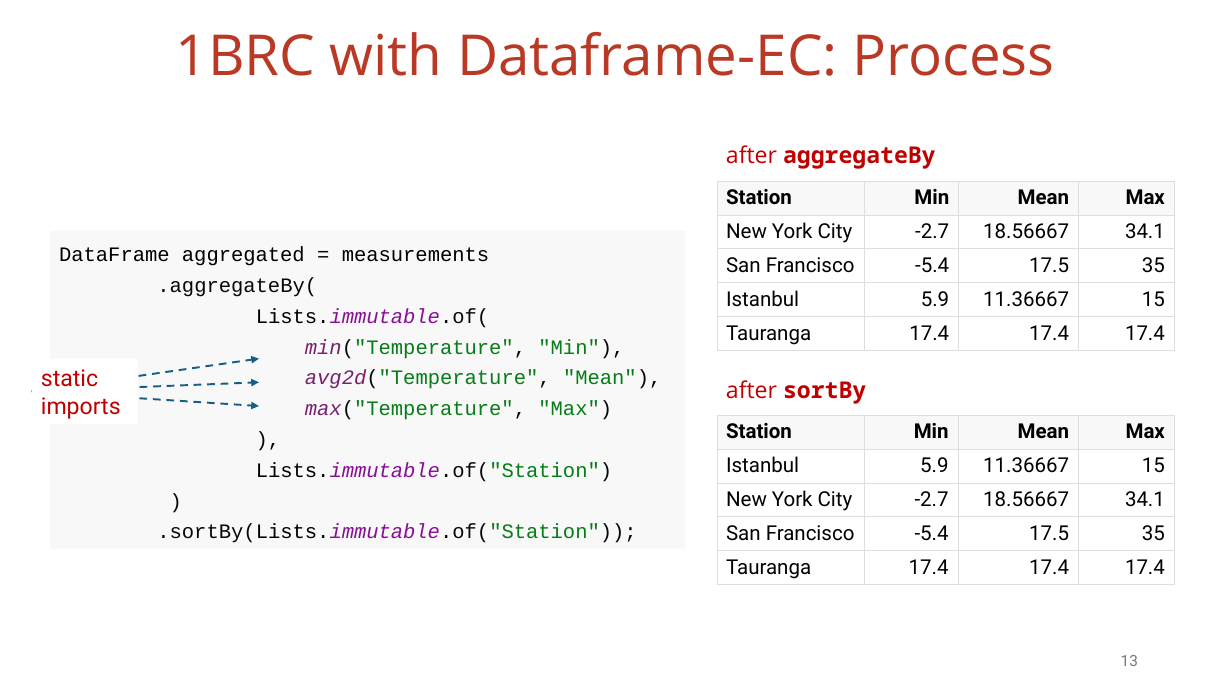
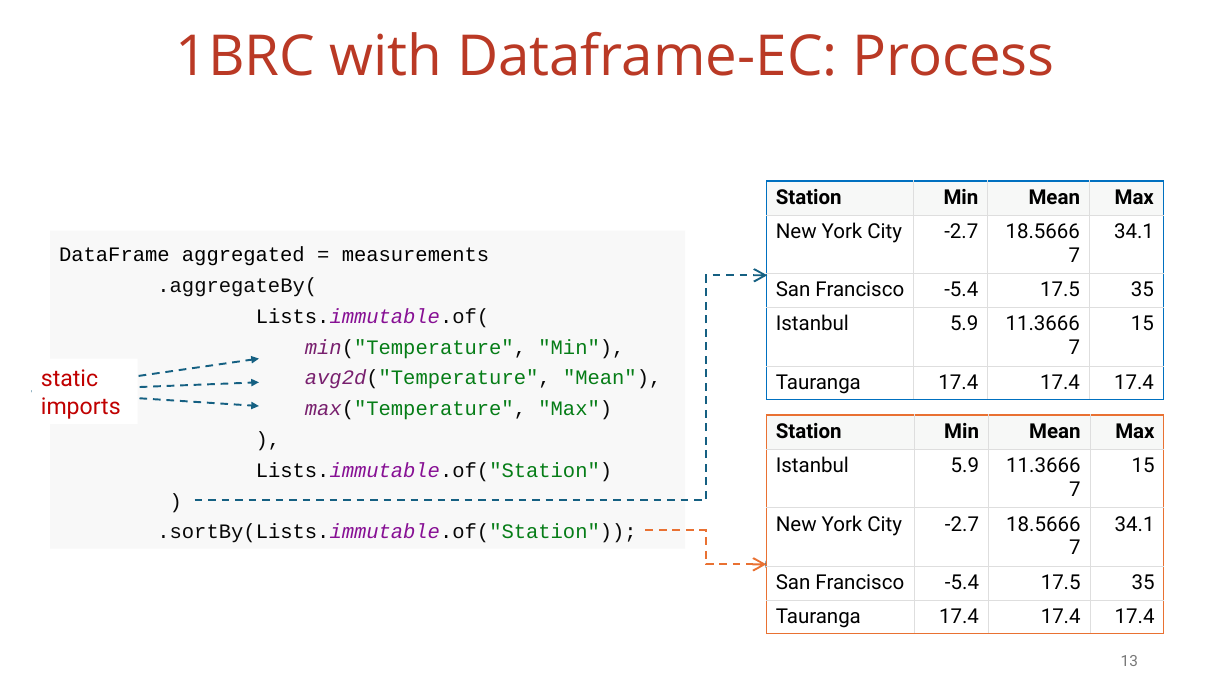
Before and after one commit to vmzakharov/missing-dataframe-talk, a slide deck: slide 13 of presentation/Missing_Dataframe_Short.pptx. Drawn at 1232x693 pixels with LibreOffice and Linux fonts; fonts in the diff are those of the drawing. Boxes give left, top, right and bottom in pixels: in the first picture for what was removed or moved away, otherwise in the second. Text is boxed around its words. In the diff, an @@ line names an element or a change of style, - is before the commit and + after.

```diff
--- a/presentation/Missing_Dataframe_Short.pptx
+++ b/presentation/Missing_Dataframe_Short.pptx
@@ text removed at (726, 145, 935, 168) @@
-after aggregateBy
@@ table at (767, 181, 1164, 398) @@
@@ borders changed @@
@@ table: place and size @@
-table at (717, 181, 1175, 350)
+table at (767, 181, 1164, 398)
@@ ellipse added at (767, 263, 790, 287), fill #156082, outline #092A39 1.5 pt @@
@@ elbow arrow added from (195, 500) to (767, 275), #156082 1.5 pt dashed @@
@@ text removed at (726, 380, 866, 404) @@
-after sortBy
@@ table at (767, 415, 1165, 632) @@
@@ borders changed @@
@@ table: place and size @@
-table at (717, 415, 1175, 584)
+table at (767, 415, 1165, 632)
@@ elbow arrow added from (645, 531) to (766, 565), #E97132 1.5 pt dashed @@
@@ ellipse added at (766, 553, 789, 576), fill #156082, outline #092A39 1.5 pt @@
```
Also in this commit, not shown: 6 other slides changed, 5 slides added, 2 slides removed, 3 other files.
